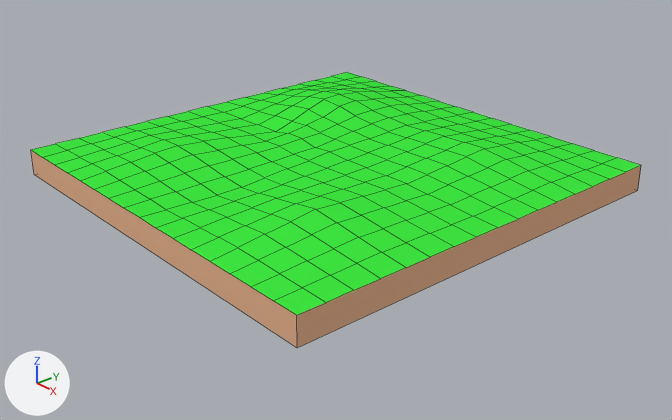
Before and after pictures for a commit that changed the Blender file blends/bumpy1.blend.
Both versions are drawn from a camera (50 mm lens) standing at (24.4, -21.0, 13.5) and looking at (0.7, -0.3, -0.8). The lights are fixed; the arrows at lower left show +X, +Y and +Z. Mesh edges are drawn as thin lines.
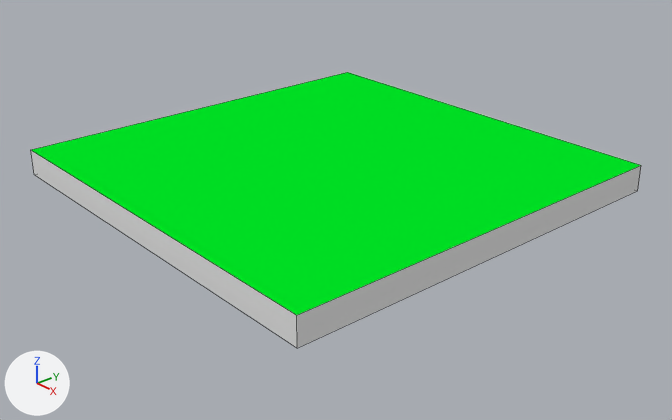
Location of each change, [x1, y1, x2, y2] in pixels of the pictures (672 x 420 px):
part 1 of me_cube, cut back
    both: [31, 72, 641, 348]

Patch to the scene script:
```diff
--- a/blends/bumpy1.blend.py
+++ b/blends/bumpy1.blend.py
@@ mat_material_003 @@
+mat_material_003 = diffuse_material('Material.003')
+mat_material_003.base_color = (0.8, 0.8, 0.8)  # white #e7e7e7
@@ mat_material_004 @@
+mat_material_004 = diffuse_material('Material.004')
+mat_material_004.base_color = (0.0, 0.8, 0.0184)  # green #00e725
@@ me_cube @@
 # used by ob_cube; location = (0.0, 0.0, 0.5); scale = (8.0, 8.0, 0.5)
-me_cube.from_pydata(...)  # 293 vertices, 261 faces; spans x -1.0..1.0, y -1.0..1.0, z -1.0..2.35
-me_cube.materials.append(mat_material_001)  # green #3fe741
-me_cube.materials.append(mat_material_002)  # beige #e7b38f
+me_cube.from_pydata(...)  # 8 vertices, 6 faces; spans x -1.0..1.0, y -1.0..1.0, z -1.0..1.0
+# me_cube part 1
+# 285 vertices are removed from x -1.0..1.0, y -1.0..1.0, z 0.83..2.35
+# 260 faces are deleted
+# 4 new faces join them, mat_material_003 (white #e7e7e7)
+# 1 new face joins them, mat_material_004 (green #00e725)
+me_cube.materials.append(mat_material_003)  # white #e7e7e7
+me_cube.materials.append(mat_material_004)  # green #00e725
```
